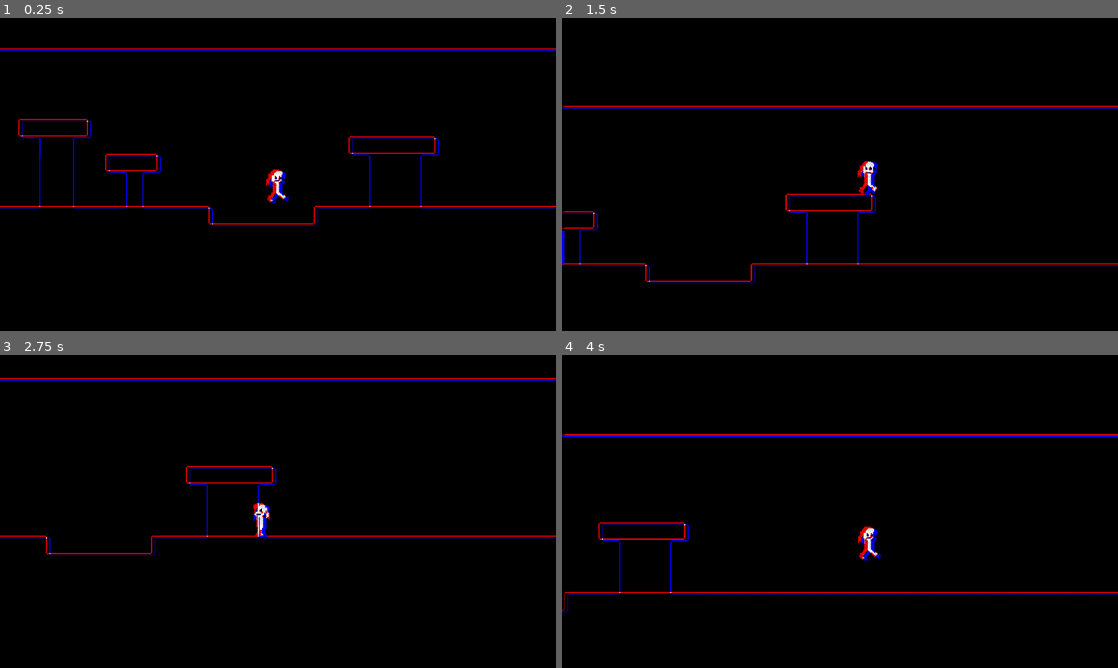
Above: before the commit, frames 1-4 (two rows, left to right).
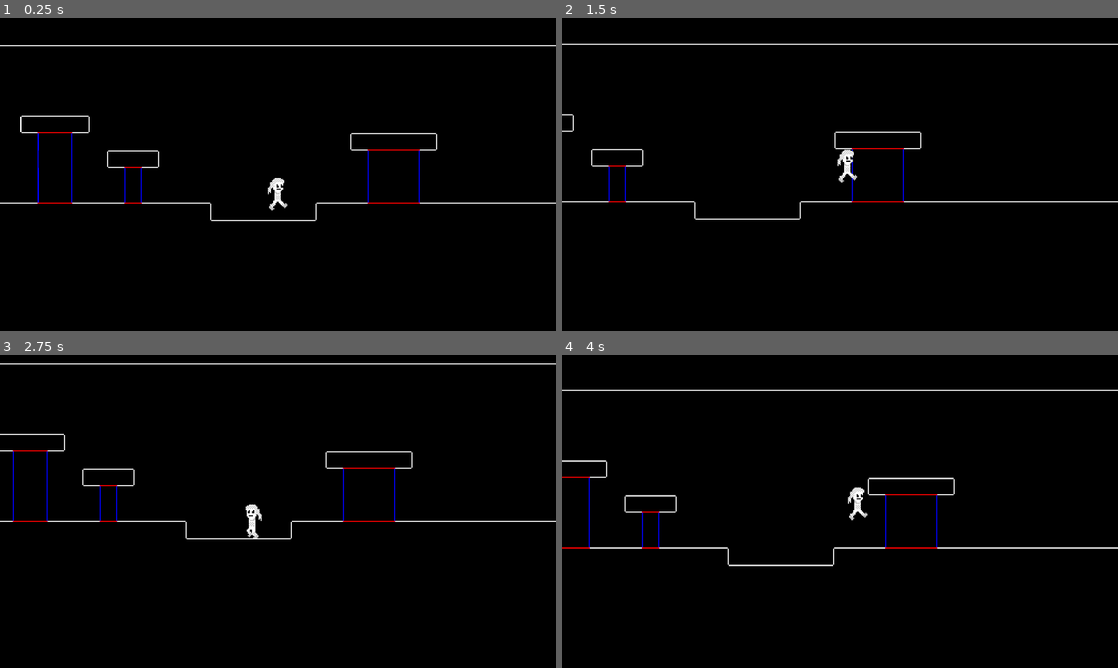
Above: after the commit, the same moments.

Repository: thetntm/Red-and-Blue
Game: Godot game, scene res://Levels/testLevel.tscn
The game is run twice, just before and just after one commit, with the same random seed, the same clock (stepped at 60 frames per second) and the same inputs.
Inputs:
- Up to frame 1 (0.25 s): no input
- Up to frame 2 (1.5 s): tap Enter (ui_accept) at 0.5, 0.6, 0.77, 1.07, 1.35 s; hold Right (ui_right) from 0.53 s (still down)
- Up to frame 3 (2.75 s): tap Enter (ui_accept) at 1.52, 1.82, 2.1 s; release Right (ui_right) at 2.03 s; hold Left (ui_left) from 2.03 s (still down)
- Up to frame 4 (4 s): release Left (ui_left) at 2.78 s; hold Right (ui_right) from 2.78 s (still down); tap Enter (ui_accept) at 2.85, 3.02, 3.32, 3.6, 3.77 s

The runs differ from the first frame. In frame 1, 4.9% of the frame differs, in the area x 0-100%, y 8-67%; in frame 2, 4.7%; in frame 3, 4.5%; in frame 4, 5.1%, in the area x 0-100%, y 11-83%.

Commit message:
improved character movement

Diff:
--- a/Dither (player Character)/player.gd
+++ b/Dither (player Character)/player.gd
@@ -17,46 +17,58 @@
 #@onready var jump_gravity : float = ((-2.0 * jump_height) / (jump_time_to_peak * jump_time_to_peak)) * -1.0
 #@onready var fall_gravity : float = ((-2.0 * jump_height) / (jump_time_to_descent * jump_time_to_descent)) * -1.0
 
-@export var SPEED = 300.0 * 0.5
-@export var JUMP_VELOCITY = -400.0 * 0.75
+@export var TOPSPEED = 300.0 * 0.45;
+@export var ACCEL = TOPSPEED * 7; #it's high because it's gonna be scaled for delta time, TRUST ME.
+@export var AIRACCEL = ACCEL / 2.0;
+@export var JUMP_VELOCITY = -400.0 * 0.58;
+@export var jump_gravity = 980 / 2.5;
+@export var fall_gravity = 980 / 1.2;
+
+var useJumpGravity : bool = false;
 
 func _physics_process(delta):
-	var gravity = 980 / 2;
 	#Get the direction:
 	var direction = Input.get_axis("ui_left", "ui_right")
 	#fuck fuck fuck why did I make this SO MUCH MORE COMPLICATED THAN IT NEEDED TO BE
 	match state:
 		states.IDLE:
 			if direction:
-				velocity.x = direction * SPEED
-				redSprite.flip_h = sign(direction) - 1;
+				velocity.x = clampf(velocity.x + direction * ACCEL * delta,-TOPSPEED,TOPSPEED)
+				redSprite.flip_h = sign(velocity.x) - 1;
+				blueSprite.flip_h = sign(velocity.x) - 1;
 				updateState(states.WALKING);
 			else:
-				velocity.x = move_toward(velocity.x, 0, SPEED)
+				velocity.x = move_toward(velocity.x, 0, ACCEL * delta)
 			if Input.is_action_just_pressed("ui_accept") and is_on_floor():
 				velocity.y = JUMP_VELOCITY
 				updateState(states.JUMPING);
 			if not is_on_floor(): #why wouldn't you be??????
-				velocity.y += gravity * delta
+				velocity.y += fall_gravity * delta
 				updateState(states.FALLING)
 		states.WALKING:
 			if direction:
-				velocity.x = direction * SPEED
-				redSprite.flip_h = sign(direction) - 1;;
+				velocity.x = clampf(velocity.x + direction * ACCEL * delta,-TOPSPEED,TOPSPEED)
+				redSprite.flip_h = sign(velocity.x) - 1;
+				blueSprite.flip_h = sign(velocity.x) - 1;
 			else:
 				updateState(states.IDLE);
-				velocity.x = move_toward(velocity.x, 0, SPEED)
+				velocity.x = move_toward(velocity.x, 0, ACCEL * delta)
 			if Input.is_action_just_pressed("ui_accept") and is_on_floor():
 				velocity.y = JUMP_VELOCITY
 				updateState(states.JUMPING);
 			if not is_on_floor():
-				velocity.y += gravity * delta
+				velocity.y += fall_gravity * delta
 				updateState(states.FALLING)
 		states.JUMPING:
 			if direction:
-				velocity.x = direction * SPEED;
-			if not is_on_floor():
-				velocity.y += gravity * delta
+				velocity.x = clampf(velocity.x + direction * AIRACCEL * delta,-TOPSPEED,TOPSPEED)
+			else:
+				velocity.x = move_toward(velocity.x, 0, AIRACCEL * delta);
+			if not is_on_floor(): #why wouldn't they be????
+				if useJumpGravity:
+					velocity.y += jump_gravity * delta
+				else:
+					velocity.y += fall_gravity * delta
 				if velocity.y > 0:
 					updateState(states.FALLING)
 			else:
@@ -64,11 +76,15 @@
 					updateState(states.WALKING)
 				else:
 					updateState(states.IDLE);
+			if Input.is_action_just_released("ui_accept"):
+				useJumpGravity = false;
 		states.FALLING:
 			if direction:
-				velocity.x = direction * SPEED;
+				velocity.x = clampf(velocity.x + direction * AIRACCEL * delta,-TOPSPEED,TOPSPEED)
+			else:
+				velocity.x = move_toward(velocity.x, 0, AIRACCEL * delta);
 			if not is_on_floor():
-				velocity.y += gravity * delta
+				velocity.y += fall_gravity * delta
 			else:
 				if direction:
 					updateState(states.WALKING)
@@ -88,6 +104,8 @@
 		states.WALKING:
 			animator.play("Run");
 		states.JUMPING:
+			useJumpGravity = true;
 			animator.play("Jump")
 		states.FALLING:
+			useJumpGravity = false;
 			animator.play("Fall")
--- a/Dither (player Character)/player.tscn
+++ b/Dither (player Character)/player.tscn
@@ -150,7 +150,7 @@
 "times": PackedFloat32Array(0, 0.0833335, 0.166667, 0.25),
 "transitions": PackedFloat32Array(1, 1, 1, 1),
 "update": 1,
-"values": [ExtResource("1_7wuhx"), ExtResource("3_6gx2i"), ExtResource("4_am6mo"), ExtResource("5_cf8of")]
+"values": [ExtResource("3_6gx2i"), ExtResource("4_am6mo"), ExtResource("1_7wuhx"), ExtResource("5_cf8of")]
 }
 
 [sub_resource type="AnimationLibrary" id="AnimationLibrary_veb4y"]
--- a/Dither (player Character)/whiteshade.gd
+++ /dev/null
@@ -1,12 +0,0 @@
-extends CanvasGroup
-
-
-# Called when the node enters the scene tree for the first time.
-func _ready():
-	pass # Replace with function body.
-
-func _draw():
-	draw_texture()
-# Called every frame. 'delta' is the elapsed time since the previous frame.
-func _process(delta):
-	pass
--- a/project.godot
+++ b/project.godot
@@ -12,7 +12,7 @@
 
 config/name="Red and Blue"
 run/main_scene="res://Levels/testLevel.tscn"
-config/features=PackedStringArray("4.1", "Forward Plus")
+config/features=PackedStringArray("4.2", "Forward Plus")
 config/icon="res://icon.svg"
 
 [display]
@@ -38,5 +38,5 @@
 
 displacement={
 "type": "vec2",
-"value": Vector2(5, 2.5)
+"value": Vector2(0, 0)
 }
--- a/shaders/Whitechromatic.gdshader
+++ b/shaders/Whitechromatic.gdshader
@@ -3,7 +3,7 @@
 
 uniform sampler2D screen_texture : hint_screen_texture, repeat_disable, filter_nearest;
 
-uniform float blue_thresh = 0.1;
+uniform float blue_thresh = 0.01;
 
 uniform float red_thresh = 0.1;
 
